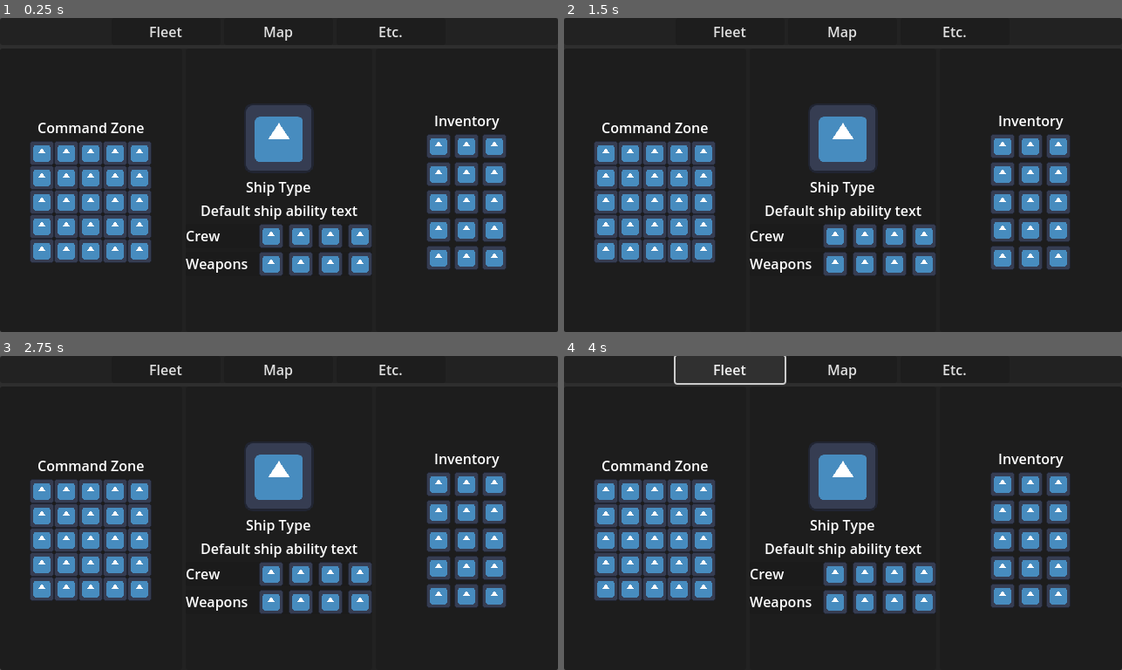
Above: before the commit, frames 1-4 (two rows, left to right).
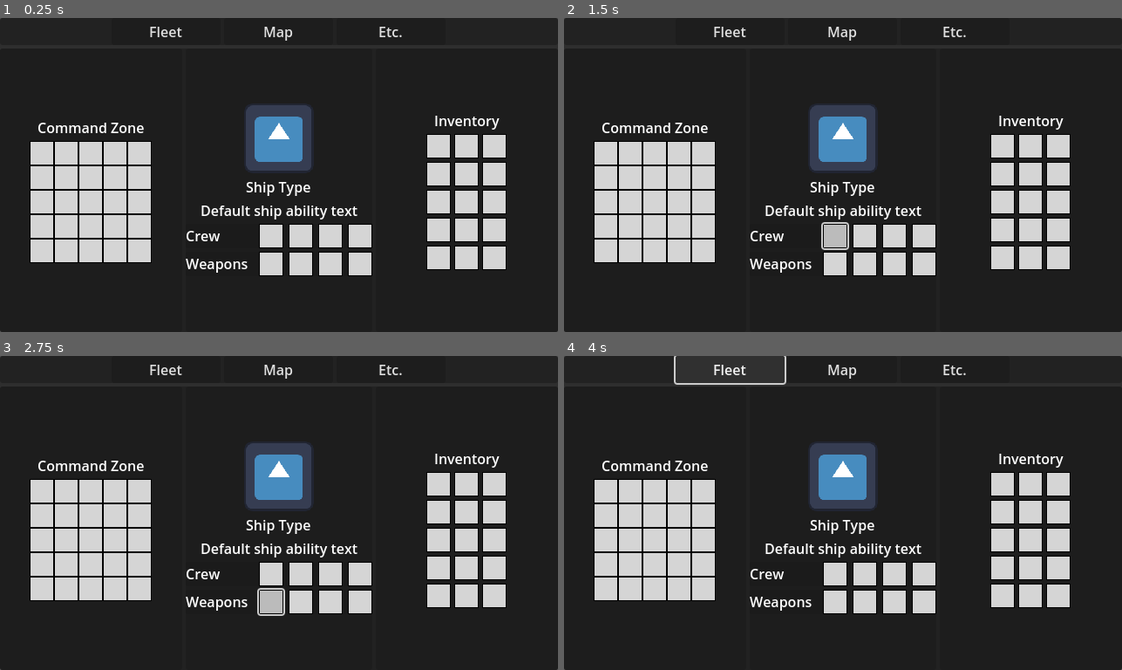
Above: after the commit, the same moments.

Repository: TDQ2/project-armada
Game: Godot game, scene res://scenes/ui/gameplay_ui.tscn
The game is run twice, just before and just after one commit, with the same random seed, the same clock (stepped at 60 frames per second) and the same inputs. This scene is started directly instead of the project's main scene. The engine's default icon, where the game draws it, is replaced by a stand-in: a white triangle on a blue panel in a dark square.
Inputs (mouse positions are in pixels of both pictures, inside the frame that each line leads up to):
- Up to frame 1 (0.25 s): no input
- Up to frame 2 (1.5 s): click (608, 153) at 0.5 s; click (837, 234) at 1.25 s
- Up to frame 3 (2.75 s): click (273, 600) at 2 s
- Up to frame 4 (4 s): click (1004, 484) at 2.75 s; click "Fleet" at 3.5 s

The runs differ from the first frame. In frame 1, 16% of the frame differs, in the area x 5-91%, y 36-83%; in frame 2, 16%; in frame 3, 16%; in frame 4, 16%.

Commit message:
Update before changing global

Diff:
--- /dev/null
+++ b/scenes/ui/fleet_management/command_zone_grid.gd
@@ -0,0 +1 @@
+extends GridContainer
--- a/scenes/ui/fleet_management/command_zone_grid_button.tscn
+++ b/scenes/ui/fleet_management/command_zone_grid_button.tscn
@@ -1,20 +1,24 @@
-[gd_scene load_steps=2 format=3 uid="uid://dm5ini5cunq8g"]
+[gd_scene load_steps=5 format=3 uid="uid://dm5ini5cunq8g"]
 
-[ext_resource type="Texture2D" uid="uid://c6v7ybln5kj7f" path="res://icon.svg" id="1_wxsrg"]
+[ext_resource type="StyleBox" uid="uid://dvjby3q356kg6" path="res://scenes/ui/fleet_management/themes/basic_button_normal.tres" id="1_ghdc4"]
+[ext_resource type="StyleBox" uid="uid://dh4atnxlkt3ex" path="res://scenes/ui/fleet_management/themes/basic_button_pressed.tres" id="2_ra72d"]
+[ext_resource type="StyleBox" uid="uid://d20p6gkl8hrh1" path="res://scenes/ui/fleet_management/themes/basic_button_hover.tres" id="3_mo0xs"]
+[ext_resource type="StyleBox" uid="uid://dmgva3ah8vdrr" path="res://scenes/ui/fleet_management/themes/basic_button_disabled.tres" id="4_le5kj"]
 
-[node name="CommandZoneGridButton" type="TextureButton"]
+[node name="CommandZoneGridButton" type="Button"]
 custom_minimum_size = Vector2(28, 28)
 anchors_preset = 8
 anchor_left = 0.5
 anchor_top = 0.5
 anchor_right = 0.5
 anchor_bottom = 0.5
-offset_left = -10.0
-offset_top = -10.0
-offset_right = 10.0
-offset_bottom = 10.0
+offset_left = -14.0
+offset_top = -14.0
+offset_right = 14.0
+offset_bottom = 14.0
 grow_horizontal = 2
 grow_vertical = 2
-texture_normal = ExtResource("1_wxsrg")
-ignore_texture_size = true
-stretch_mode = 0
+theme_override_styles/normal = ExtResource("1_ghdc4")
+theme_override_styles/pressed = ExtResource("2_ra72d")
+theme_override_styles/hover = ExtResource("3_mo0xs")
+theme_override_styles/disabled = ExtResource("4_le5kj")
--- a/scenes/ui/fleet_management/crew_button.tscn
+++ b/scenes/ui/fleet_management/crew_button.tscn
@@ -1,20 +1,24 @@
-[gd_scene load_steps=2 format=3 uid="uid://cf177bl6she1u"]
+[gd_scene load_steps=5 format=3 uid="uid://cf177bl6she1u"]
 
-[ext_resource type="Texture2D" uid="uid://c6v7ybln5kj7f" path="res://icon.svg" id="1_frnxy"]
+[ext_resource type="StyleBox" uid="uid://dvjby3q356kg6" path="res://scenes/ui/fleet_management/themes/basic_button_normal.tres" id="1_xe5e6"]
+[ext_resource type="StyleBox" uid="uid://dh4atnxlkt3ex" path="res://scenes/ui/fleet_management/themes/basic_button_pressed.tres" id="2_axon8"]
+[ext_resource type="StyleBox" uid="uid://d20p6gkl8hrh1" path="res://scenes/ui/fleet_management/themes/basic_button_hover.tres" id="3_ax35x"]
+[ext_resource type="StyleBox" uid="uid://dmgva3ah8vdrr" path="res://scenes/ui/fleet_management/themes/basic_button_disabled.tres" id="4_addnk"]
 
-[node name="CrewButton" type="TextureButton"]
+[node name="CrewButton" type="Button"]
 custom_minimum_size = Vector2(28, 28)
 anchors_preset = 8
 anchor_left = 0.5
 anchor_top = 0.5
 anchor_right = 0.5
 anchor_bottom = 0.5
-offset_left = -4.0
-offset_top = -4.0
-offset_right = 4.0
-offset_bottom = 4.0
+offset_left = -14.0
+offset_top = -14.0
+offset_right = 14.0
+offset_bottom = 14.0
 grow_horizontal = 2
 grow_vertical = 2
-texture_normal = ExtResource("1_frnxy")
-ignore_texture_size = true
-stretch_mode = 0
+theme_override_styles/normal = ExtResource("1_xe5e6")
+theme_override_styles/pressed = ExtResource("2_axon8")
+theme_override_styles/hover = ExtResource("3_ax35x")
+theme_override_styles/disabled = ExtResource("4_addnk")
--- a/scenes/ui/fleet_management/inventory_grid_button.tscn
+++ b/scenes/ui/fleet_management/inventory_grid_button.tscn
@@ -1,20 +1,24 @@
-[gd_scene load_steps=2 format=3 uid="uid://bdvlvcsh1j3pg"]
+[gd_scene load_steps=5 format=3 uid="uid://bdvlvcsh1j3pg"]
 
-[ext_resource type="Texture2D" uid="uid://c6v7ybln5kj7f" path="res://icon.svg" id="1_rdlbs"]
+[ext_resource type="StyleBox" uid="uid://dvjby3q356kg6" path="res://scenes/ui/fleet_management/themes/basic_button_normal.tres" id="1_c38pt"]
+[ext_resource type="StyleBox" uid="uid://dh4atnxlkt3ex" path="res://scenes/ui/fleet_management/themes/basic_button_pressed.tres" id="2_gckd5"]
+[ext_resource type="StyleBox" uid="uid://d20p6gkl8hrh1" path="res://scenes/ui/fleet_management/themes/basic_button_hover.tres" id="3_dr0la"]
+[ext_resource type="StyleBox" uid="uid://dmgva3ah8vdrr" path="res://scenes/ui/fleet_management/themes/basic_button_disabled.tres" id="4_2l4f5"]
 
-[node name="InventoryGridButton" type="TextureButton"]
+[node name="InventoryGridButton" type="Button"]
 custom_minimum_size = Vector2(28, 28)
 anchors_preset = 8
 anchor_left = 0.5
 anchor_top = 0.5
 anchor_right = 0.5
 anchor_bottom = 0.5
-offset_left = -10.0
-offset_top = -10.0
-offset_right = 10.0
-offset_bottom = 10.0
+offset_left = -14.0
+offset_top = -14.0
+offset_right = 14.0
+offset_bottom = 14.0
 grow_horizontal = 2
 grow_vertical = 2
-texture_normal = ExtResource("1_rdlbs")
-ignore_texture_size = true
-stretch_mode = 0
+theme_override_styles/normal = ExtResource("1_c38pt")
+theme_override_styles/pressed = ExtResource("2_gckd5")
+theme_override_styles/hover = ExtResource("3_dr0la")
+theme_override_styles/disabled = ExtResource("4_2l4f5")
--- /dev/null
+++ b/scenes/ui/fleet_management/themes/basic_button_disabled.tres
@@ -0,0 +1,8 @@
+[gd_resource type="StyleBoxFlat" format=3 uid="uid://dmgva3ah8vdrr"]
+
+[resource]
+border_width_left = 1
+border_width_top = 1
+border_width_right = 1
+border_width_bottom = 1
+border_color = Color(0.6255971, 0.6255972, 0.6255969, 1)
--- /dev/null
+++ b/scenes/ui/fleet_management/themes/basic_button_hover.tres
@@ -0,0 +1,9 @@
+[gd_resource type="StyleBoxFlat" format=3 uid="uid://d20p6gkl8hrh1"]
+
+[resource]
+bg_color = Color(0.741384, 0.74138486, 0.7413843, 0.9882353)
+border_width_left = 1
+border_width_top = 1
+border_width_right = 1
+border_width_bottom = 1
+border_color = Color(0, 0, 0, 1)
--- /dev/null
+++ b/scenes/ui/fleet_management/themes/basic_button_normal.tres
@@ -0,0 +1,9 @@
+[gd_resource type="StyleBoxFlat" format=3 uid="uid://dvjby3q356kg6"]
+
+[resource]
+bg_color = Color(0.84313726, 0.84313726, 0.84313726, 0.9882353)
+border_width_left = 1
+border_width_top = 1
+border_width_right = 1
+border_width_bottom = 1
+border_color = Color(0, 0, 0, 1)
--- /dev/null
+++ b/scenes/ui/fleet_management/themes/basic_button_pressed.tres
@@ -0,0 +1,9 @@
+[gd_resource type="StyleBoxFlat" format=3 uid="uid://dh4atnxlkt3ex"]
+
+[resource]
+bg_color = Color(0.501407, 0.5014064, 0.5014062, 0.9882353)
+border_width_left = 1
+border_width_top = 1
+border_width_right = 1
+border_width_bottom = 1
+border_color = Color(0, 0, 0, 1)
--- a/scenes/ui/fleet_management/weapon_button.tscn
+++ b/scenes/ui/fleet_management/weapon_button.tscn
@@ -1,8 +1,11 @@
-[gd_scene load_steps=2 format=3 uid="uid://en0estbiy4fn"]
+[gd_scene load_steps=5 format=3 uid="uid://en0estbiy4fn"]
 
-[ext_resource type="Texture2D" uid="uid://c6v7ybln5kj7f" path="res://icon.svg" id="1_r4h2e"]
+[ext_resource type="StyleBox" uid="uid://dvjby3q356kg6" path="res://scenes/ui/fleet_management/themes/basic_button_normal.tres" id="1_vl3k1"]
+[ext_resource type="StyleBox" uid="uid://dh4atnxlkt3ex" path="res://scenes/ui/fleet_management/themes/basic_button_pressed.tres" id="2_uca28"]
+[ext_resource type="StyleBox" uid="uid://d20p6gkl8hrh1" path="res://scenes/ui/fleet_management/themes/basic_button_hover.tres" id="3_jh78s"]
+[ext_resource type="StyleBox" uid="uid://dmgva3ah8vdrr" path="res://scenes/ui/fleet_management/themes/basic_button_disabled.tres" id="4_af3dl"]
 
-[node name="WeaponButton" type="TextureButton"]
+[node name="WeaponButton" type="Button"]
 custom_minimum_size = Vector2(28, 28)
 anchors_preset = 8
 anchor_left = 0.5
@@ -15,6 +18,7 @@
 offset_bottom = 20.0
 grow_horizontal = 2
 grow_vertical = 2
-texture_normal = ExtResource("1_r4h2e")
-ignore_texture_size = true
-stretch_mode = 0
+theme_override_styles/normal = ExtResource("1_vl3k1")
+theme_override_styles/pressed = ExtResource("2_uca28")
+theme_override_styles/hover = ExtResource("3_jh78s")
+theme_override_styles/disabled = ExtResource("4_af3dl")
--- a/scripts/resources/command_zone.gd
+++ b/scripts/resources/command_zone.gd
@@ -14,3 +14,6 @@
 
 func get_cell(row: int, col: int) -> CommandZoneCell:
 	return grid[row][col] as CommandZoneCell
+
+func set_cell(row: int, col: int, cell_data: CommandZoneCell) -> void:
+	grid[row][col] = cell_data
Not shown, added: scenes/ui/fleet_management/command_zone_grid.gd.uid
